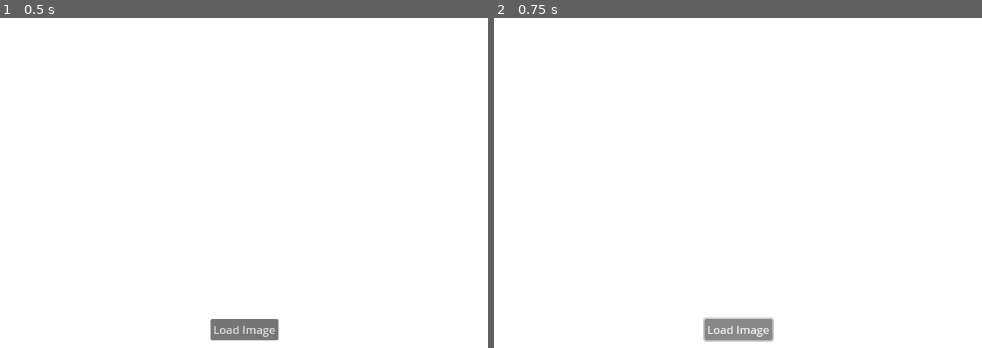
Above: before the commit, frames 1-2 (left to right).
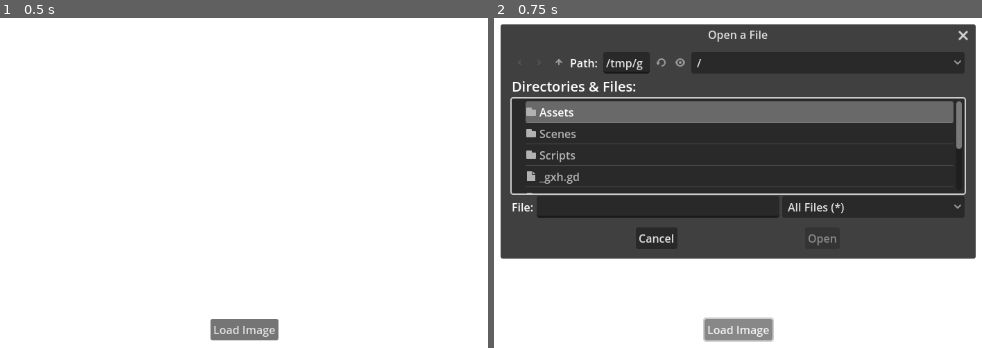
Above: after the commit, the same moments.

Repository: KamandShayegan/moodtracker-deepface
Game: Godot game, scene res://Scenes/main.tscn
The game is run twice, just before and just after one commit, with the same random seed, the same clock (stepped at 60 frames per second) and the same inputs.
Inputs:
- Up to frame 1 (0.5 s): no input
- Up to frame 2 (0.75 s): click "Load Image" at 0.5 s

Frame 1 is identical in both runs. In frame 2, 69% of the frame differs, in the area x 1-99%, y 1-74%.

Commit message:
File transforms to base64 and image is shown

Diff:
--- a/new-game-project/Scenes/main.tscn
+++ b/new-game-project/Scenes/main.tscn
@@ -10,6 +10,15 @@
 grow_horizontal = 2
 grow_vertical = 2
 script = ExtResource("1_032ey")
+
+[node name="FileDialog" type="FileDialog" parent="."]
+unique_name_in_owner = true
+title = "Choose an Image"
+initial_position = 2
+size = Vector2i(493, 300)
+ok_button_text = "Open"
+file_mode = 0
+access = 2
 
 [node name="ColorRect" type="ColorRect" parent="."]
 layout_mode = 1
@@ -33,22 +42,26 @@
 grow_vertical = 0
 theme_override_constants/margin_bottom = 50
 
-[node name="Button" type="Button" parent="MarginContainer"]
+[node name="LoadImageButton" type="Button" parent="MarginContainer"]
 layout_mode = 2
 text = "Load Image"
 
 [node name="Image" type="TextureRect" parent="."]
+unique_name_in_owner = true
 layout_mode = 1
 anchors_preset = 8
 anchor_left = 0.5
 anchor_top = 0.5
 anchor_right = 0.5
 anchor_bottom = 0.5
-offset_left = -20.0
-offset_top = -20.0
-offset_right = 20.0
-offset_bottom = 20.0
+offset_left = -175.0
+offset_top = -175.0
+offset_right = 175.0
+offset_bottom = 175.0
 grow_horizontal = 2
 grow_vertical = 2
+expand_mode = 1
+stretch_mode = 5
 
-[connection signal="button_up" from="MarginContainer/Button" to="." method="_on_load_image_button_up"]
+[connection signal="file_selected" from="FileDialog" to="." method="_on_file_dialog_file_selected"]
+[connection signal="button_up" from="MarginContainer/LoadImageButton" to="." method="_on_load_image_button_up"]
--- a/new-game-project/Scripts/main.gd
+++ b/new-game-project/Scripts/main.gd
@@ -5,5 +5,25 @@
 func _ready() -> void:
 	pass # Replace with function body.
 
+# Link for converting image to base 64: https://www.reddit.com/r/godot/comments/g6ih9t/how_do_i_format_images_as_either_binary_file_or/
+# This function is connected to the button up event of the LoadImageButton
 func _on_load_image_button_up() -> void:
 	print('Loading image')
+	%FileDialog.popup()
+
+
+
+
+func _on_file_dialog_file_selected(path: String) -> void:
+	#Setting the image texture
+	var image = Image.new()
+	image.load(path)
+
+	var image_texture = ImageTexture.new()
+	image_texture.set_image(image)
+	%Image.texture = image_texture
+
+	#Making the API call, it needs to treat the image as a file to make the proper transformation, that's why it's separete from the other code
+	var file = FileAccess.open(path, FileAccess.READ)
+	var base_64_data = Marshalls.raw_to_base64(file.get_buffer(file.get_length()))
+	print(base_64_data)
--- a/new-game-project/project.godot
+++ b/new-game-project/project.godot
@@ -18,6 +18,7 @@
 [file_customization]
 
 folder_colors={
+"res://Assets/": "orange",
 "res://Scenes/": "green",
 "res://Scripts/": "purple"
 }
Binary file added: new-game-project/Assets/Images/img5.jpg
Not shown, added: new-game-project/Assets/Images/img5.jpg.import
